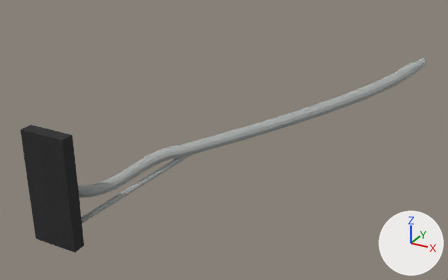
An edit to the OBJ model src/main/resources/assets/realgrid/models/block/pole_light_mount/arm_3_right.obj, drawn before and after from the same camera.
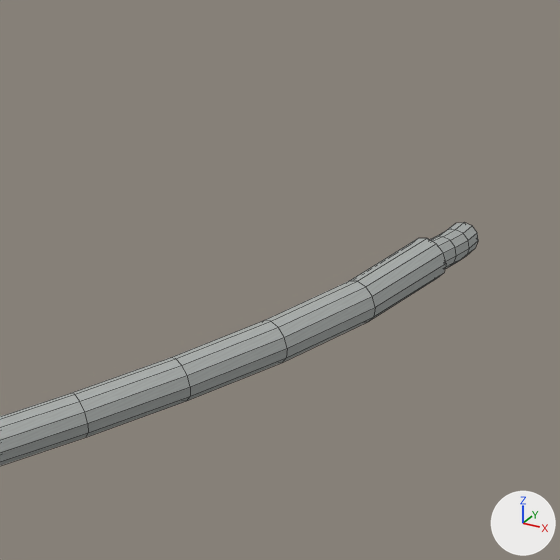
Each version appears first whole from a camera (50 mm lens) standing at (3.422, -3.766, 2.579) and looking at (1.343, 0.015, 0.688), and next in a close-up on the part from 67% to 100% of the width and 0% to 52% of the height. Lighting does not change. The marker at lower right points along +X, +Y and +Z. The last two pictures show the newer version. The close-ups show mesh edges as thin lines. Where no turn or scale is listed for an object, it has been applied to the vertices. Vertices at exactly the same position are counted once.

The scene before the commit, as lines of its bpy script (objects in view):
```python
me_pole_light_mount_3_right = bpy.data.meshes.new('pole_light_mount_3_right')
me_pole_light_mount_3_right.from_pydata(...)  # 360 vertices, 333 faces; spans x 0.31..2.53, y -1.0..1.19, z 0.06..1.2
# faces by material slot: [24, 309]
me_pole_light_mount_3_right.materials.append(mat_clamp)  # picture img_pole_light_mount_clamp
me_pole_light_mount_3_right.materials.append(mat_metal)  # picture img_pole_light_mount_metal
ob_pole_light_mount_3_right = bpy.data.objects.new('pole_light_mount_3_right', me_pole_light_mount_3_right)
ob_pole_light_mount_3_right.location = (0.0, 0.0, 0.0)
```
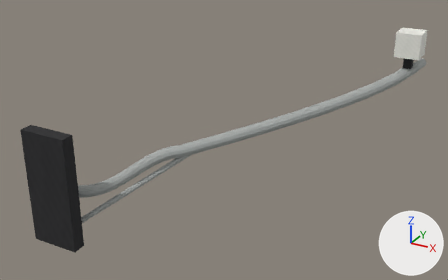
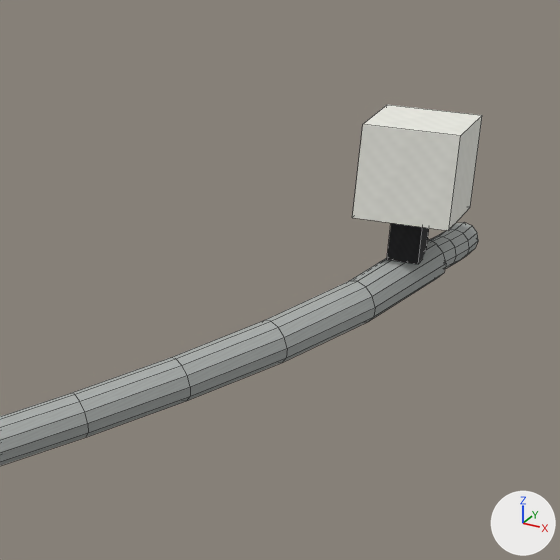
Edits to the scene script, one JSON object a line:
```json
{"op": "add", "block": "img_pole_light_mount_porcelain", "code": ["img_pole_light_mount_porcelain = load_image('pole_light_mount_porcelain', '../../../textures/blocks/pole_light_mount_porcelain.png', 16, 16, 'sRGB')"]}
{"op": "add", "block": "mat_porcelain", "code": ["mat_porcelain = principled_material('porcelain')", "mat_porcelain.texture = img_pole_light_mount_porcelain", "mat_porcelain.roughness = 1.0"]}
{"block": "me_pole_light_mount_3_right", "where": "# used by ob_pole_light_mount_3_right; location = (0.0, 0.0, 0.0)"}
{"op": "remove", "block": "me_pole_light_mount_3_right", "code": "me_pole_light_mount_3_right.from_pydata(...)  # 360 vertices, 333 faces; spans x 0.31..2.53, y -1.0..1.19, z 0.06..1.2"}
{"op": "add", "block": "me_pole_light_mount_3_right", "code": "me_pole_light_mount_3_right.from_pydata(...)  # 376 vertices, 345 faces; spans x 0.31..2.54, y -1.0..1.19, z 0.06..1.45"}
{"block": "me_pole_light_mount_3_right", "change": "me_pole_light_mount_3_right part 1: a new loose piece, a box spanning x 2.412..2.475, y 0.904..0.967, z 1.173..1.267, in mat_clamp (picture img_pole_light_mount_clamp)"}
{"block": "me_pole_light_mount_3_right", "change": "me_pole_light_mount_3_right part 2: a new loose piece, a box spanning x 2.35..2.54, y 0.84..1.03, z 1.27..1.45, in mat_porcelain (picture img_pole_light_mount_porcelain)"}
{"op": "add", "block": "me_pole_light_mount_3_right", "code": "me_pole_light_mount_3_right.materials.append(mat_porcelain)  # picture img_pole_light_mount_porcelain"}
```

Location of each change, (x1, y1, x2, y2) in pixels of the close-ups (560 x 560 px):
```json
{"object": "pole_light_mount_3_right", "change": "reshaped", "before": [0, 223, 478, 466], "after": [0, 105, 482, 466]}
{"part": 1, "of": "me_pole_light_mount_3_right", "change": "added", "after": [387, 223, 429, 264]}
{"part": 2, "of": "me_pole_light_mount_3_right", "change": "added", "after": [352, 105, 482, 231]}
```
